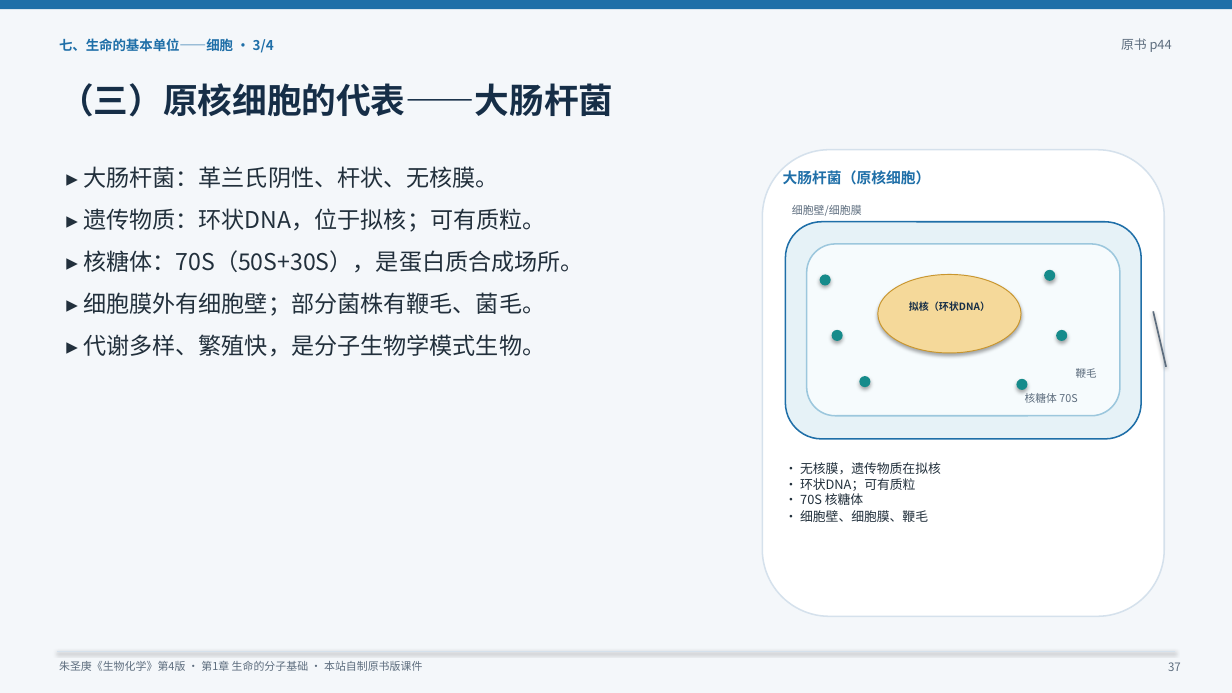
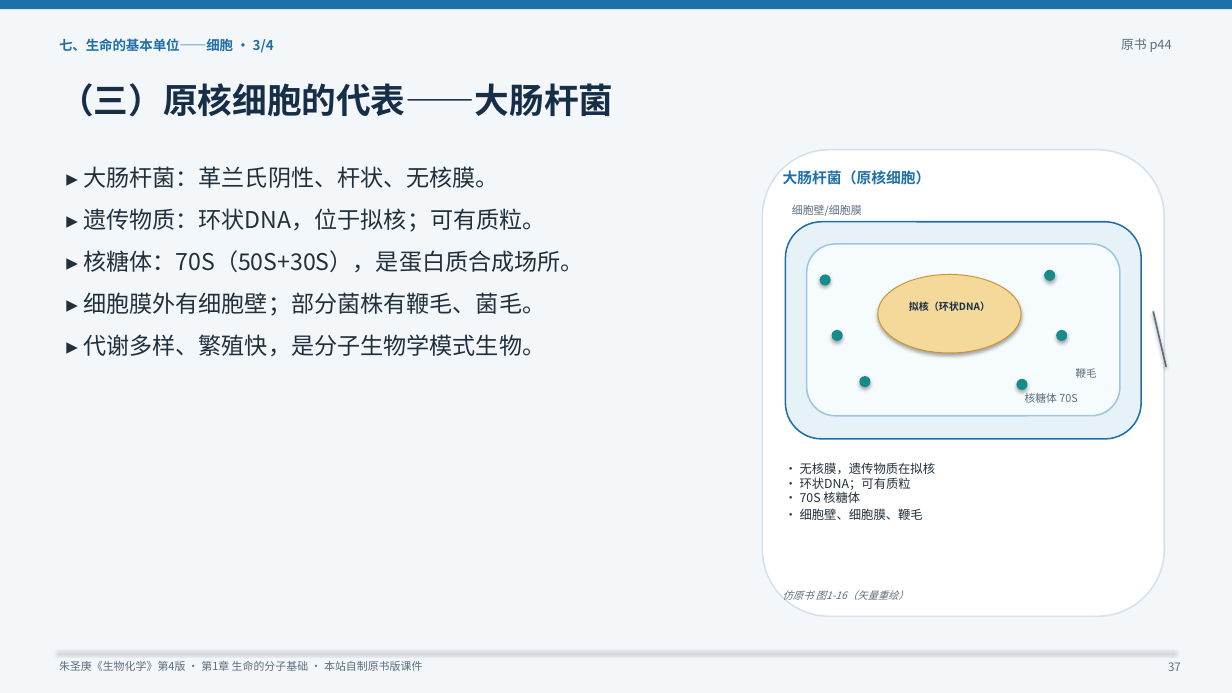
Before and after one commit to newkan-li/Biochemistry, a slide deck: slide 37 of downloads/bc01-original-style.pptx. Drawn at 1232x693 pixels with LibreOffice and Linux fonts; fonts in the diff are those of the drawing. Boxes give left, top, right and bottom in pixels: in the first picture for what was removed or moved away, otherwise in the second. Text is boxed around its words. In the diff, an @@ line names an element or a change of style, - is before the commit and + after.

```diff
--- a/downloads/bc01-original-style.pptx
+++ b/downloads/bc01-original-style.pptx
@@ text "• 无核膜，遗传物质在拟核 • 环状DNA；可有质粒 • ..." at (x1=800, y1=462, x2=936, y2=520): size 10 to 9.6 pt @@
@@ text added at (x1=783, y1=590, x2=909, y2=603), 8 pt, text #5D6D7E, italic @@
+仿原书 图1-16（矢量重绘）
```
Also in this commit, not shown: 14 other slides changed, 55 other files.
